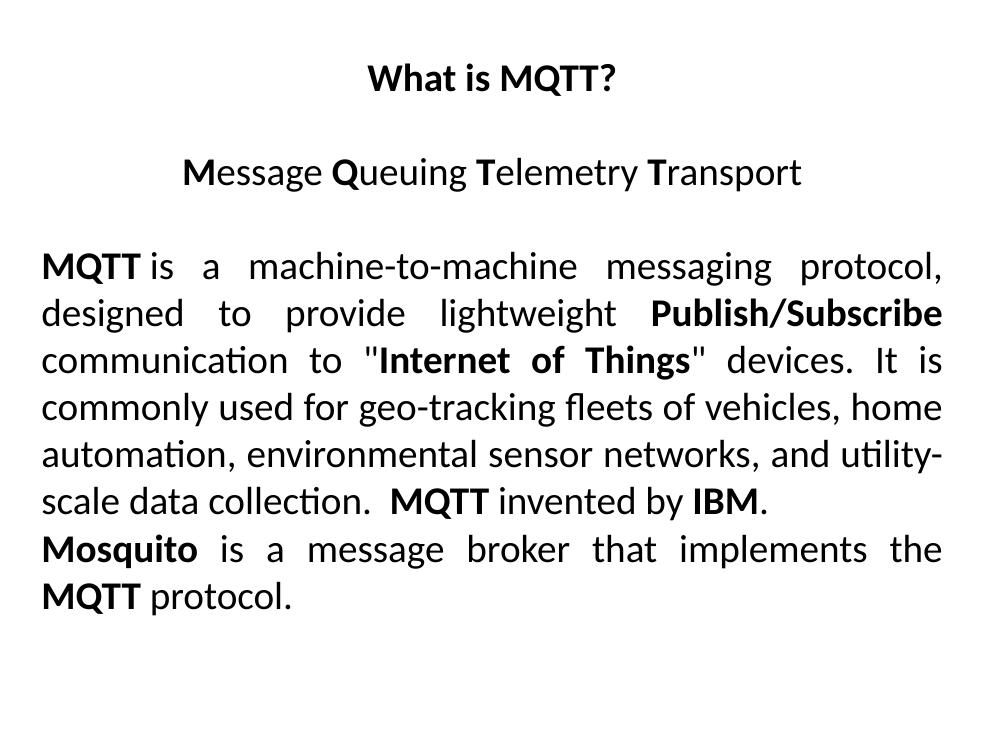
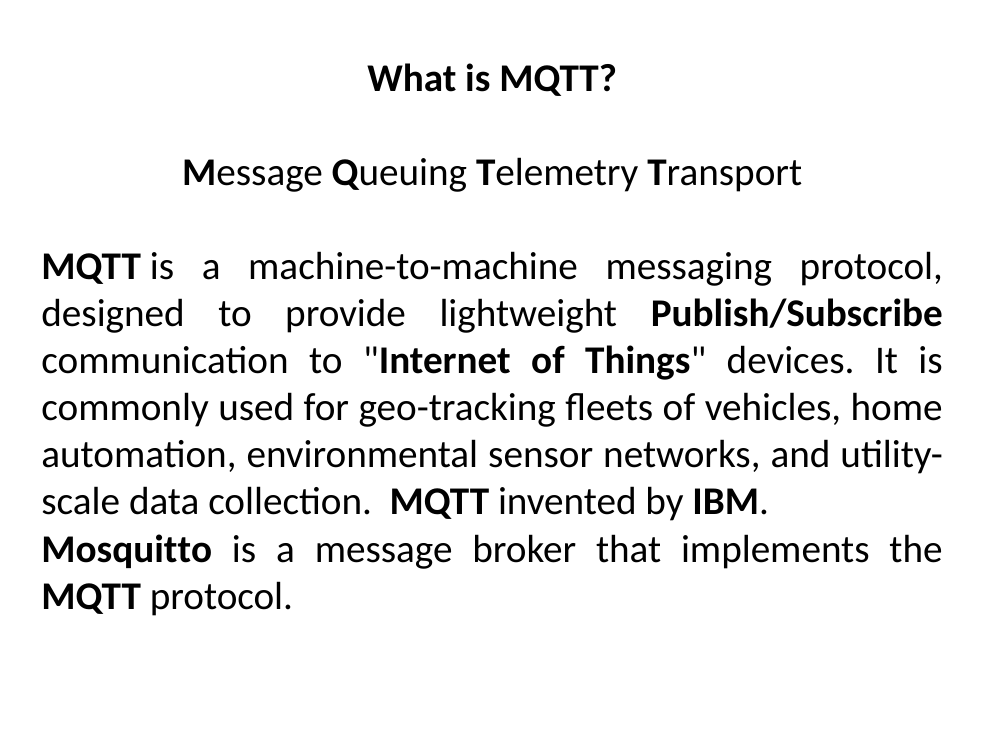
Before and after one commit to AjayKumar2916/mqttchat, a slide deck: slide 3 of docs/pubsub.pptx. Drawn at 1008x756 pixels with LibreOffice and Linux fonts; fonts in the diff are those of the drawing. Boxes give left, top, right and bottom in pixels: in the first picture for what was removed or moved away, otherwise in the second. Text is boxed around its words. In the diff, an @@ line names an element or a change of style, - is before the commit and + after.

Commit message:
Added My app

```diff
--- a/docs/pubsub.pptx
+++ b/docs/pubsub.pptx
@@ text at [41, 534, 942, 616]: text changed @@
-Mosquito is a message broker that implements the MQTT protocol.
+Mosquitto is a message broker that implements the MQTT protocol.
```
Also in this commit, not shown: 2 other slides changed.
